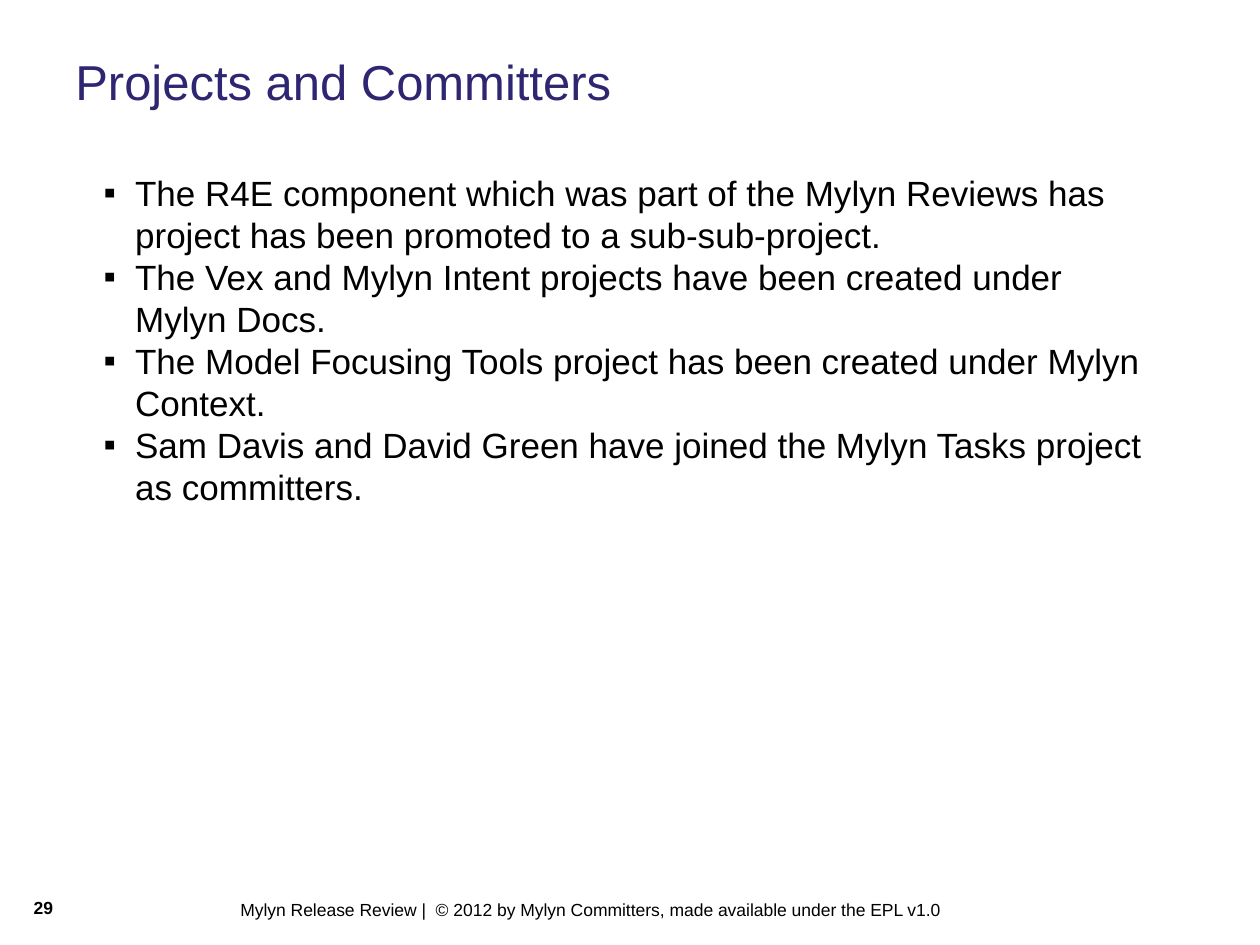
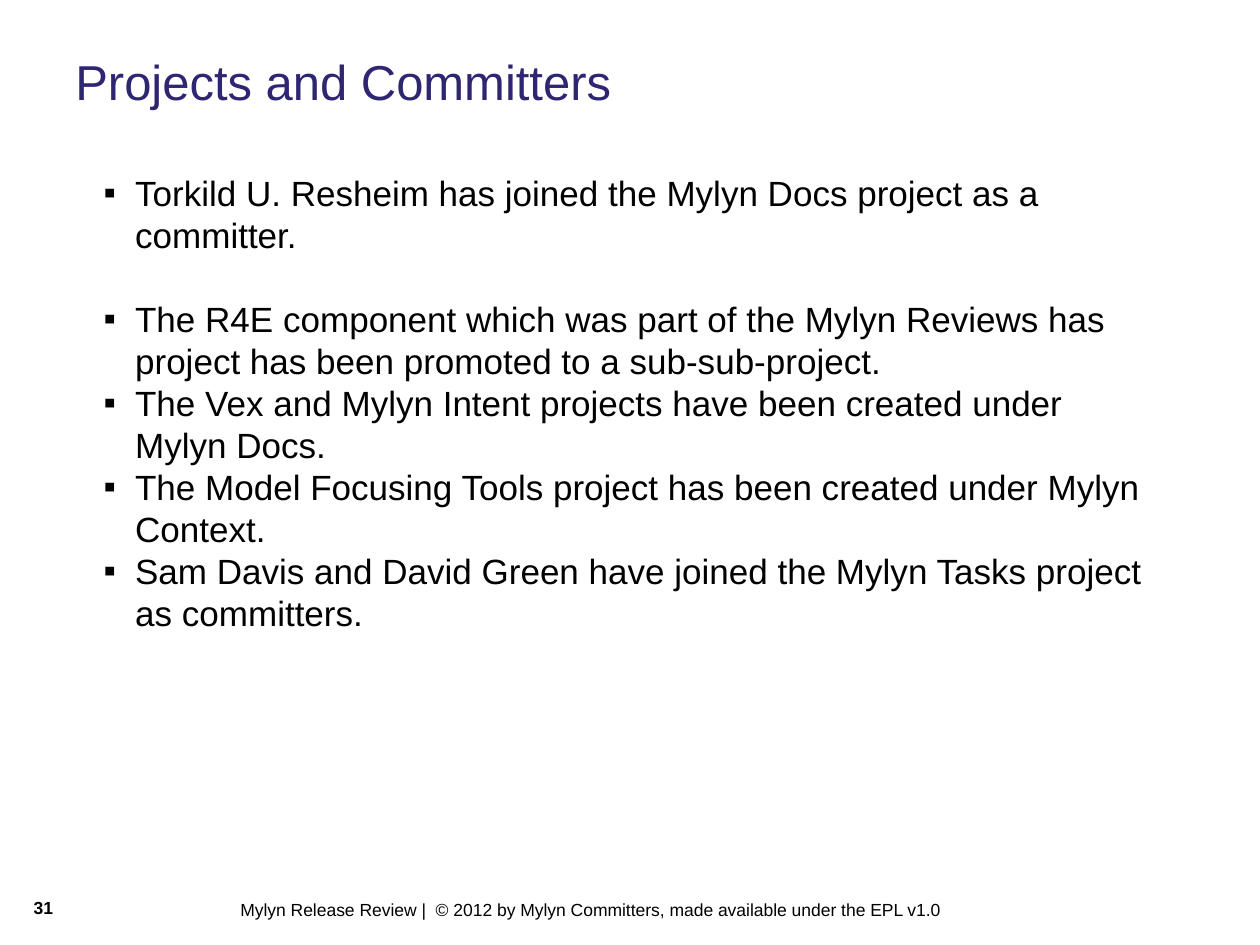
Before and after one commit to eclipse-mylyn/mylyn-website, a slide deck: slide 31 of publications/2012-06-mylyn-3.8-release-review.ppt (slide 29 before the commit). Drawn at 1260x945 pixels with LibreOffice and Linux fonts; fonts in the diff are those of the drawing; background and template pictures are left out. Boxes give left, top, right and bottom in pixels: in the first picture for what was removed or moved away, otherwise in the second. Text is boxed around its words. In the diff, an @@ line names an element or a change of style, - is before the commit and + after.

Commit message:
NEW - bug 379866: submit release review slides for Mylyn 3.8 (June 6) https://bugs.eclipse.org/bugs/show_bug.cgi?id=379866

```diff
--- a/publications/2012-06-mylyn-3.8-release-review.ppt
+++ b/publications/2012-06-mylyn-3.8-release-review.ppt
@@ text at [135,180,1038,249]: paragraph added @@
+▪ Torkild U. Resheim has joined the Mylyn Docs project as a committer.
@@ page number at [34,901,53,915]: text changed @@
-29
+31
```
Also in this commit, not shown: 6 other slides changed, 2 slides added.
